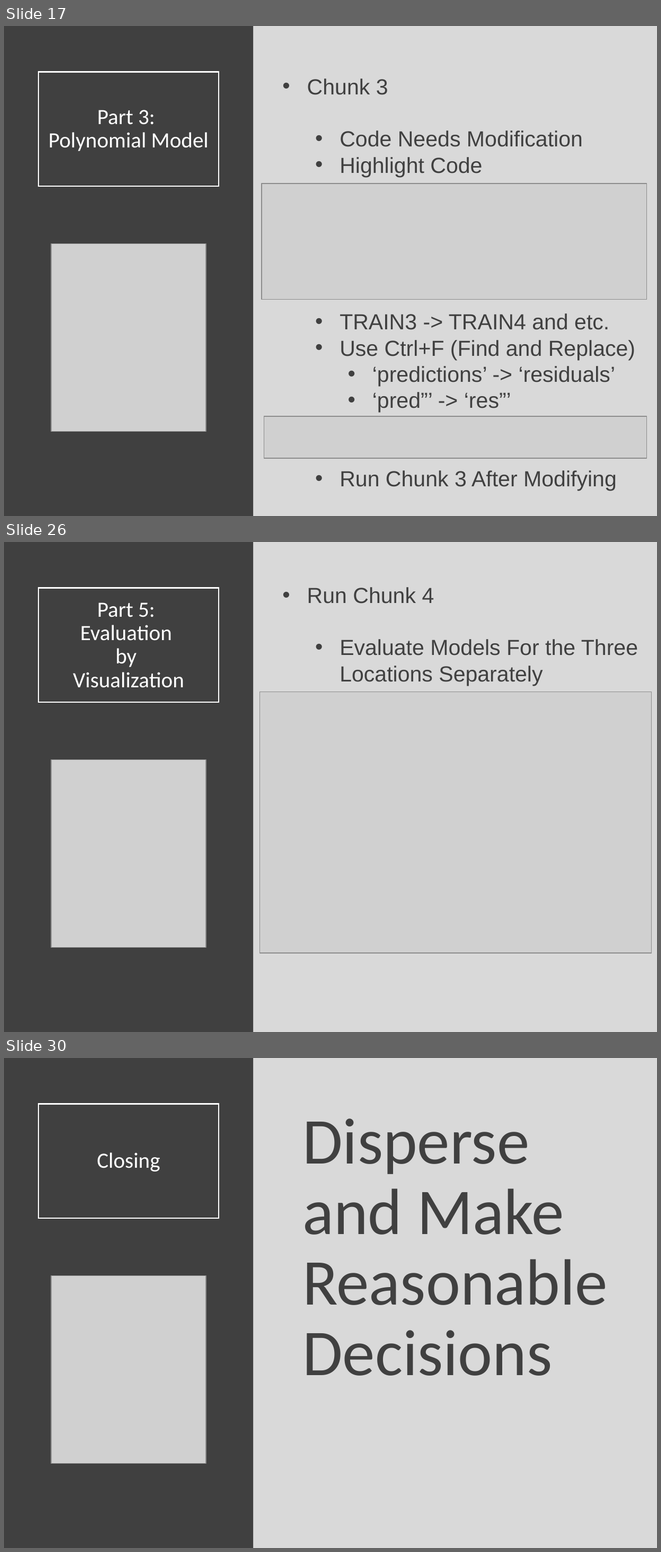
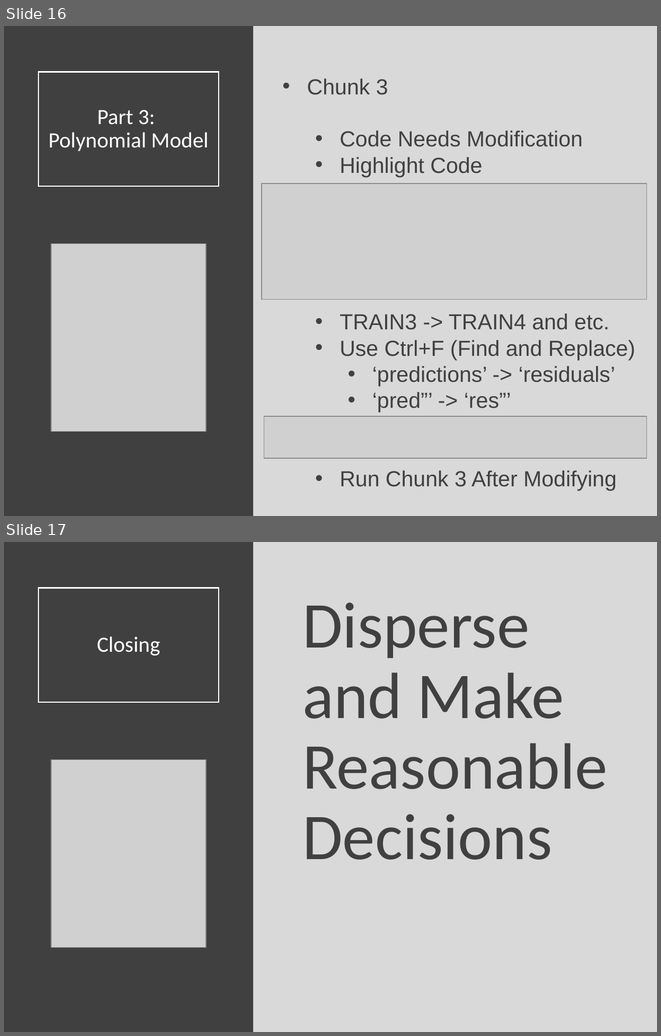
Before and after one commit to Yixf-Self/STOR320_WEBSITE, a slide deck: Lecture/Lecture 23/Lecture 23.pptx. Shown one above the other, each under a label of ours: slides 17, 26 and 30 before the commit, slides 16 and 17 after it; the slides between them are not shown. The pictures are 661x1552 and 661x1036 pixels, drawn with LibreOffice and Linux fonts; fonts in the diff are those of the drawing; grey boxes stand for pictures. Boxes give left, top, right and bottom in pixels: in the first picture for what was removed or moved away, otherwise in the second. Text is boxed around its words. In the diff, an @@ line names an element or a change of style, - is before the commit and + after.

```diff
--- a/Lecture/Lecture 23/Lecture 23.pptx
+++ b/Lecture/Lecture 23/Lecture 23.pptx
@@ slide 26 removed at box(4, 542, 657, 1032), background #D9D9D9 @@
@@ rectangle removed at box(4, 542, 254, 1032) @@
@@ title removed at box(38, 588, 219, 702) @@
-Part 5:
-Evaluation
-by
-Visualization
@@ text removed at box(307, 587, 638, 686) @@
-• Run Chunk 4
-  • Evaluate Models For the Three Locations Separately
@@ picture removed at box(260, 691, 652, 953) @@
@@ picture removed at box(51, 759, 206, 947) @@
@@ what was slide 17 is now slide 16 @@
@@ what was slide 30 is now slide 17 @@
```
Also in this commit, not shown: 1 slide changed, 12 other slides removed, 8 other files.
